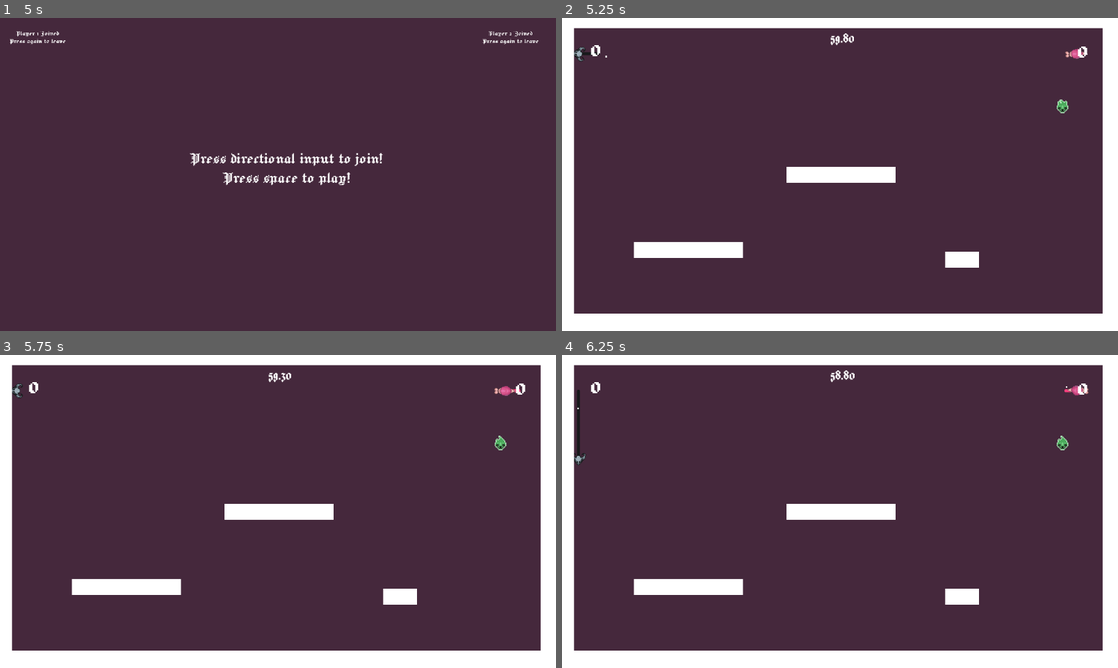
Above: before the commit, frames 1-4 (two rows, left to right).
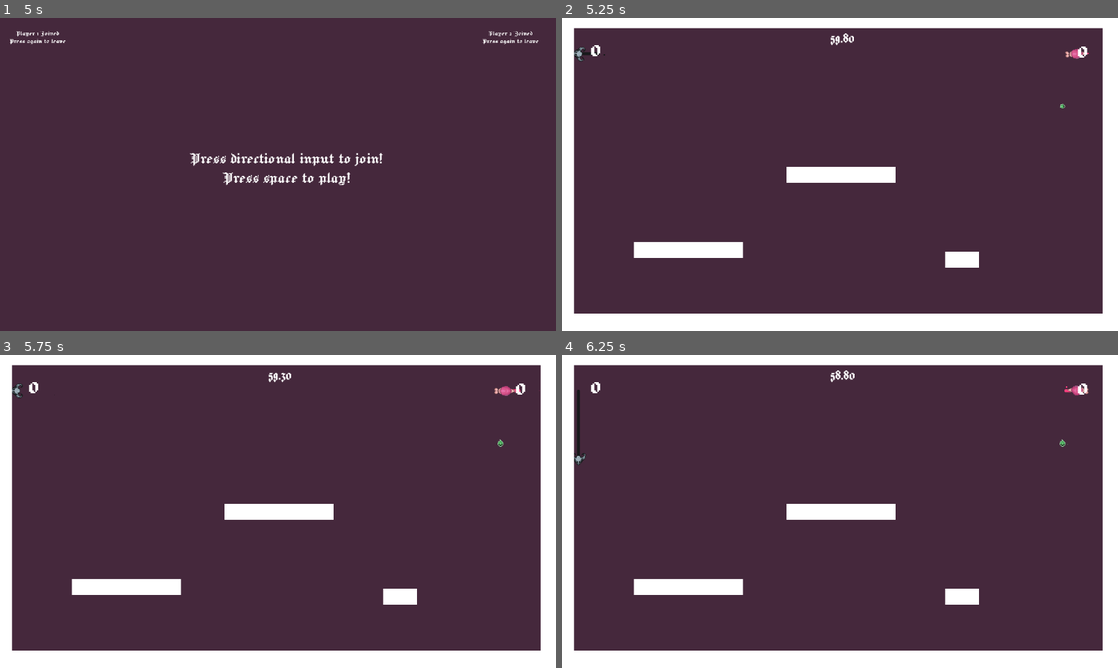
Above: after the commit, the same moments.

Repository: reniby/catfight
Game: Godot game, scene res://scenes/menu.tscn
Two runs of this game, one before a commit and one after it. Both use one fixed random seed, a clock stepped at 60 frames per second and the inputs below.
Inputs:
- Up to frame 1 (5 s): click "Timed" at 0.5 s; tap Enter (dash_p4) at 1.25, 2.75, 3.6, 4.25 s; hold Right (right_p1) 1.28-2.03 s; tap Shift (dash_p1) at 1.35 s; tap Space (dash_p2) at 2, 2.1, 3.5 s; hold Down (down_p1) 2.03-2.78 s; hold Right (right_p1) 2.78-3.53 s; tap Ctrl (dash_p3) at 2.85 s; hold Up (up_p1) 3.53-4.28 s; hold Left (left_p1) from 4.28 s (still down); tap G (down_p2) at 4.35 s
- Up to frame 2 (5.25 s): keep holding Left (left_p1); tap Space (dash_p2) at 5 s; tap F (left_p2) at 5.1 s
- Up to frame 3 (5.75 s): keep holding Left (left_p1)
- Up to frame 4 (6.25 s): release Left (left_p1) at 5.78 s; hold Down (down_p1) from 5.78 s (still down); tap H (right_p2) at 5.85 s

Frame 1 is identical in both runs. In frame 2, less than 0.1% of the frame differs, in the area x 7-95%, y 11-31%; in frame 3, less than 0.1%; in frame 4, less than 0.1%.

Commit message:
particles

Diff:
--- a/scenes/coin.tscn
+++ b/scenes/coin.tscn
@@ -38,8 +38,15 @@
 [node name="Coin" type="Node2D"]
 script = ExtResource("1_dulcj")
 
+[node name="CPUParticles2D" type="CPUParticles2D" parent="."]
+amount = 4
+spread = 180.0
+gravity = Vector2(0, 0)
+initial_velocity_min = 10.0
+initial_velocity_max = 14.0
+color = Color(0.290196, 0.666667, 0.356863, 1)
+
 [node name="Sprite2D" type="AnimatedSprite2D" parent="."]
-scale = Vector2(2, 2)
 sprite_frames = SubResource("SpriteFrames_0vmkb")
 autoplay = "default"
 frame_progress = 0.363607
--- a/scripts/coin.gd
+++ b/scripts/coin.gd
@@ -1,4 +1,5 @@
 extends Node2D
+@onready var particles: CPUParticles2D = $CPUParticles2D
 
 var max_y: int = 594
 var max_x: int = 1086
@@ -10,11 +11,13 @@
 func _ready() -> void:
 	choose_location()
 
+
 func _physics_process(_delta: float) -> void:
 	var overlapping = false
 
 	for body in area.get_overlapping_bodies():
 		hide()
+		particles.emitting = false
 		overlapping = true
 		choose_location()
 		if body is CharacterBody2D:
@@ -24,7 +27,19 @@
 	if not overlapping and not coin_timer.time_left:
 		call_deferred("show")
 
+		sprite.scale = Vector2(0,0)
+		sprite.rotation = 0
+		var tween = get_tree().create_tween()
+		tween.tween_property(sprite, "rotation", 2*PI, 0.3)
+		tween.set_parallel()
+		tween.tween_property(sprite, "scale", Vector2(1,1), 0.3)
+		call_deferred("emit")
+		#tween.tween_callback(sprite.queue_free)
+
 func choose_location():
 	var x = rng.randf_range(-max_x / 2, max_x / 2)
 	var y = rng.randf_range(-max_y / 2, max_y / 2)
 	position = Vector2(x, y)
+
+func emit():
+	particles.emitting = true
--- a/scripts/player.gd
+++ b/scripts/player.gd
@@ -70,6 +70,8 @@
 	trail = get_node("Trail")
 	anim.play(character_skin[player]["anim"])
 	trail.default_color = character_skin[player]["color"]
+	particles.color = character_skin[player]['color']
+	hit_particles.color = character_skin[player]['color']
 
 func _physics_process(delta):
 	#var left = camera.get_viewport_rect().size.x/2 * -1
Not shown, changed: assets/fonts/Jacquard12-Regular.ttf.import
Not shown, changed: brackeys_platformer_assets 2/fonts/PixelOperator8-Bold.ttf.import
Not shown, changed: brackeys_platformer_assets 2/fonts/PixelOperator8.ttf.import
Not shown: 1 places in scenes/catfight.tscn that only renumber resources
Not shown: 1 places in scenes/character_select.tscn that only renumber resources
Not shown: 1 places in scenes/coin.tscn that only renumber resources
Not shown: 1 places in scenes/player.tscn that only renumber resources
Not shown: 1 places in scenes/trail.tscn that only renumber resources
